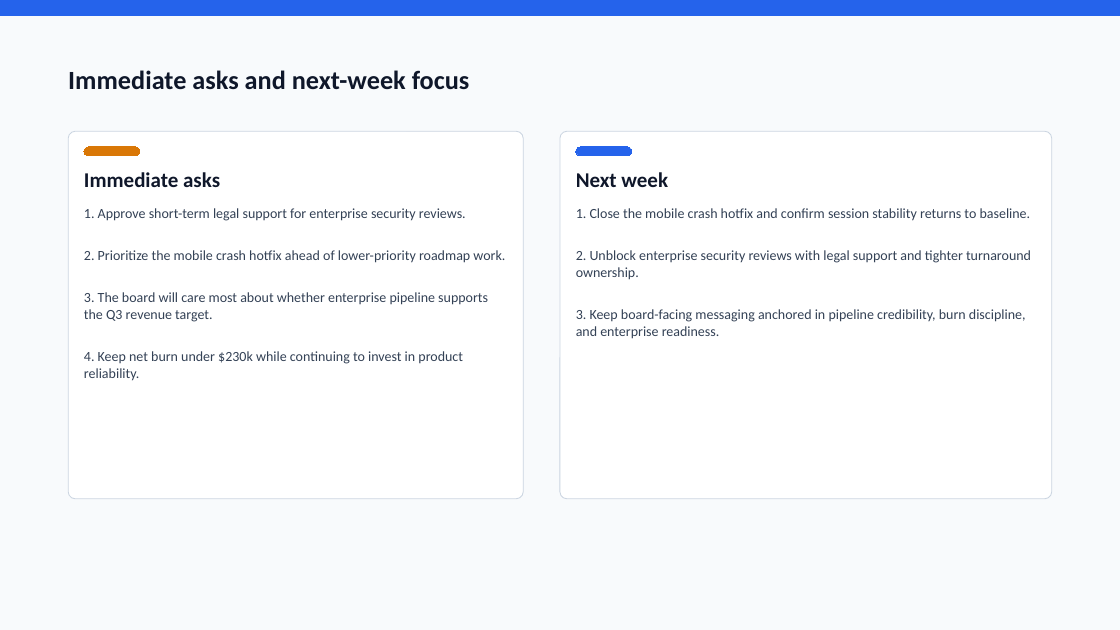
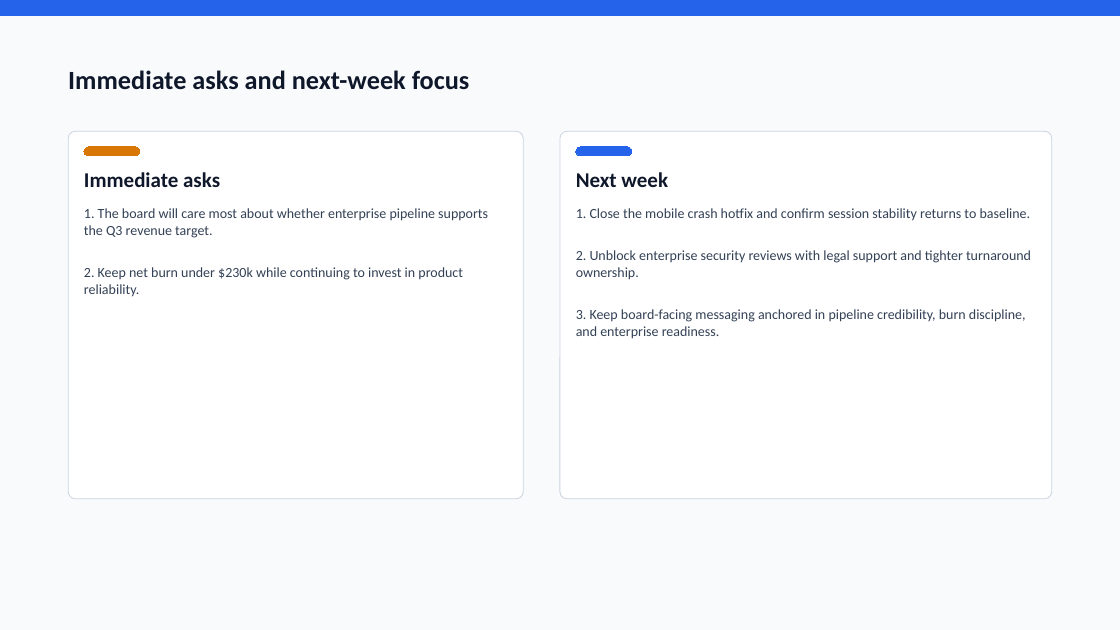
Before and after one commit to Laksh-star/codex-workflow-agents, a slide deck: slide 5 of outputs/executive-briefing-machine-demo/executive-briefing-demo.pptx. Drawn at 1120x630 pixels with LibreOffice and Linux fonts; fonts in the diff are those of the drawing. Boxes give left, top, right and bottom in pixels: in the first picture for what was removed or moved away, otherwise in the second. Text is boxed around its words. In the diff, an @@ line names an element or a change of style, - is before the commit and + after.

```diff
--- a/outputs/executive-briefing-machine-demo/executive-briefing-demo.pptx
+++ b/outputs/executive-briefing-machine-demo/executive-briefing-demo.pptx
@@ text at (84,208,488,297): text changed @@
-1. Approve short-term legal support for enterprise security reviews.
-2. Prioritize the mobile crash hotfix ahead of lower-priority roadmap work.
-3. The board will care most about whether enterprise pipeline supports the Q3 revenue target.
-4. Keep net burn under $230k while continuing to invest in product reliability.
+1. The board will care most about whether enterprise pipeline supports the Q3 revenue target.
+2. Keep net burn under $230k while continuing to invest in product reliability.
```
Also in this commit, not shown: 1 other slide changed, 11 other files.
